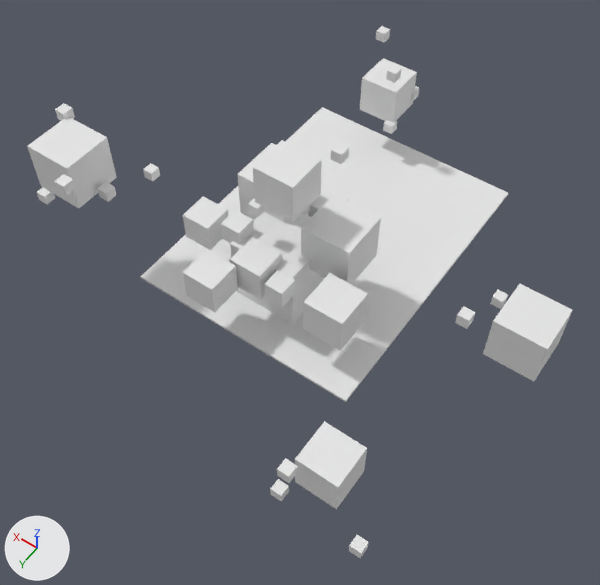
The OBJ model GameArc/Testbed/assets/models/CubeLand.obj as it was, and as the next commit left it.
The view is the same before and after, from a 50 mm camera at (-21.5, 34.0, 44.5) aimed at (-2.6, 7.6, 3.1). Lighting does not change. The marker at lower left points along +X, +Y and +Z. Materials are left out; every surface is plain grey. Where no turn or scale is listed for an object, it has been applied to the vertices.

Names of what the first picture shows: 'CubeLand'.
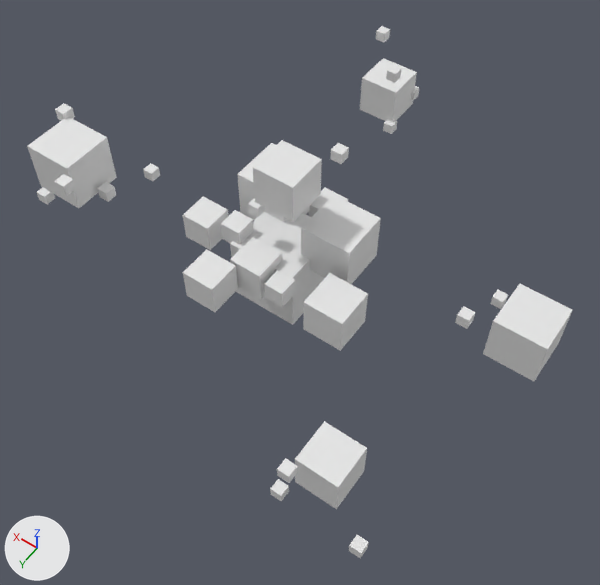
The change in detail:
me_cubeland has 264 vertices, 198 faces and spans x -17.6..14.2, y -13.1..19.6, z -0.1..12.7.
me_cubeland is used by ob_cubeland; location (0.0, 0.0, 0.0).
me_cubeland part 1: the loose piece of 8 vertices spanning x -8.5..8.5, y -11.0..11.0, z -0.1..0.1 is deleted.

Changed parts and their boxes (x1, y1, x2, y2) in the pictures (600 x 585 px):
part 1 of me_cubeland, deleted
    before: (141, 107, 508, 402)
